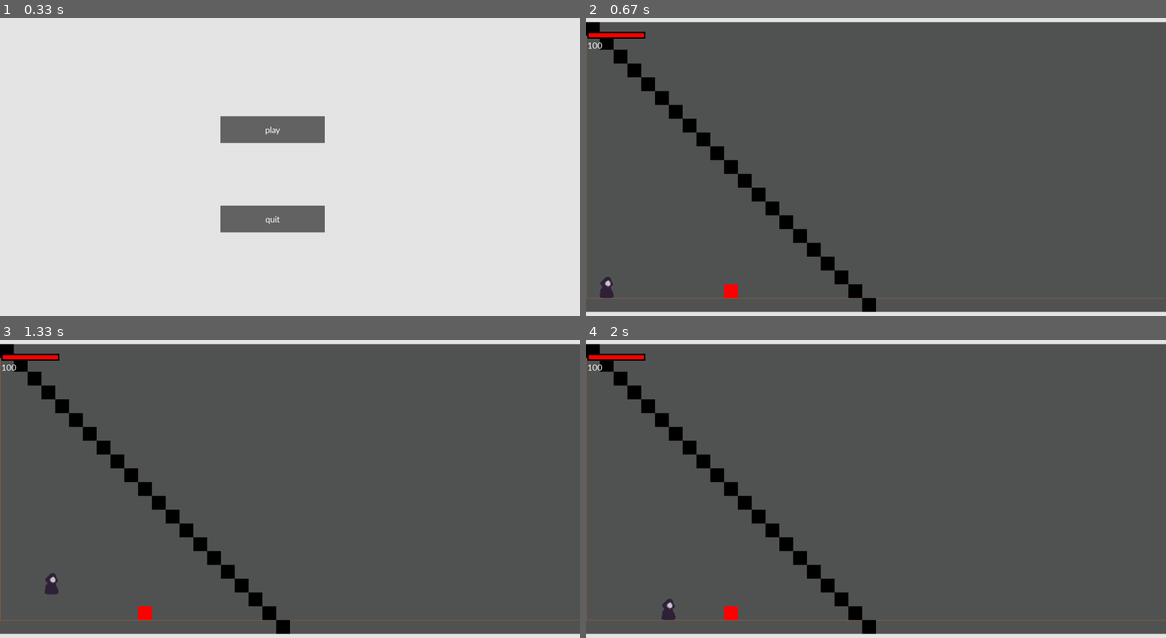
Above: before the commit, frames 1-4 (two rows, left to right).
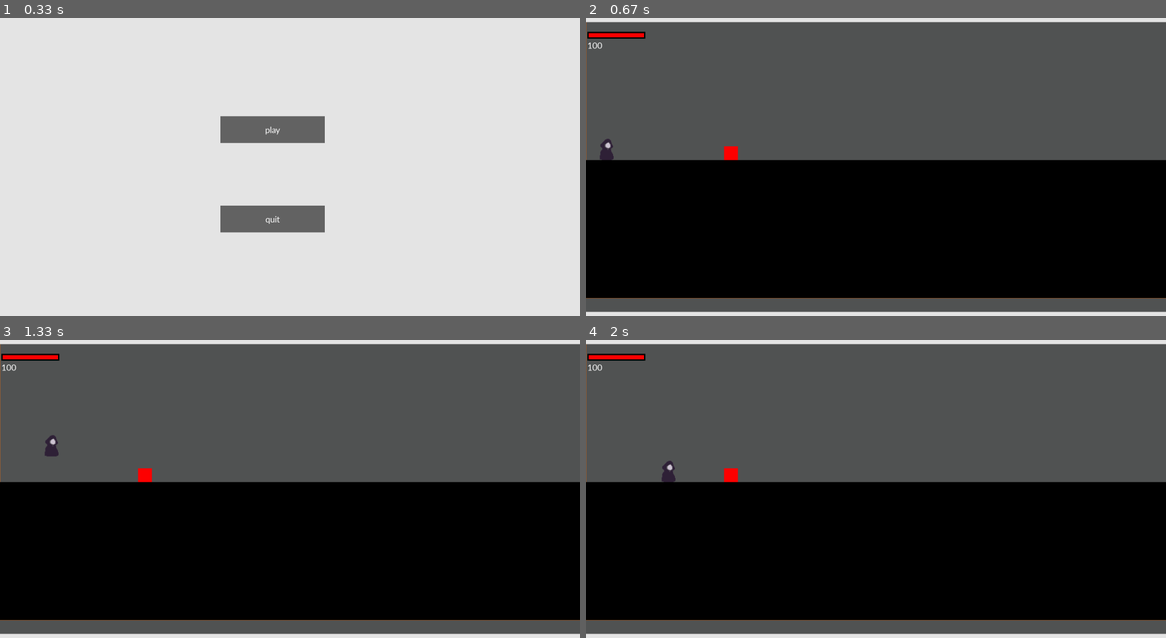
Above: after the commit, the same moments.

Repository: person011/pygame-cs-project
Game: pygame game, started from main.py
Same seed, same stepped clock (60 frames per second), same inputs: the game is played once before the commit and once after it.
Inputs (mouse positions are in pixels of both pictures, inside the frame that each line leads up to):
- Up to frame 1 (0.33 s): no input
- Up to frame 2 (0.67 s): click "play" at 0.38 s
- Up to frame 3 (1.33 s): hold Right 0.67-1.13 s; move the mouse to (475, 480) at 0.7 s; hold Up from 1.17 s (still down)
- Up to frame 4 (2 s): release Up at 1.47 s; hold Right 1.5-1.97 s

Frame 1 is identical in both runs. In frame 2, 47% of the frame differs, in the area x 0-100%, y 1-99%; in frame 3, 47%; in frame 4, 47%.

Commit message:
the mountain

Diff:
--- /dev/null
+++ b/Properties/make_mountains.py
@@ -0,0 +1,26 @@
+import random
+def make_mountain(list):
+    highest_point=(random.randint(0, 19), random.randint(0, 4))
+    print(highest_point)
+
+landscape=[
+        [],
+        [],
+        [],
+        [],
+        [],
+
+    ]
+for i in range(5):
+    for ii in range(20):
+
+        landscape[i].append(0)
+
+def print_landscape(landscape):
+    print(landscape[0])
+    print(landscape[1])
+    print(landscape[2])
+    print(landscape[3])
+    print(landscape[4])
+print_landscape(landscape)
+make_mountain
--- a/Screens/MainGameScreen.py
+++ b/Screens/MainGameScreen.py
@@ -19,7 +19,7 @@
         self.fps = 60.0
         self.keys = pygame.key.get_pressed()
         self.done = False
-        self.player = Player((50,870), 4, (50, 870))
+        self.player = Player((50,400), 4, (50, 400))
         self.viewport = self.screen.get_rect()
         #print(self.viewport)
         self.HealthBar=HealthBar(self.player)
@@ -52,8 +52,13 @@
                 Block(make_block(8, 17, block_size), color=pygame.Color("black")),
                   ]"""
             #60
-        static= [Block(make_block(i, i%60, block_size), color=pygame.Color("black")) for i in range(1200)]
-        moving = [HurtBlock(make_block(10, 19, block_size), color=pygame.Color("red")),
+
+        #static= [Block(make_block(i, i%60, block_size), color=pygame.Color("black")) for i in range(1200)]
+        static= []
+        for i in range(60):
+            for ii in range(10):
+                static.append(Block(make_block(i, 19-ii, block_size), color=pygame.Color("black")))
+        moving = [HurtBlock(make_block(10, 9, block_size), color=pygame.Color("red")),
                   ]#325
 
         return pygame.sprite.Group(walls, static, moving)
